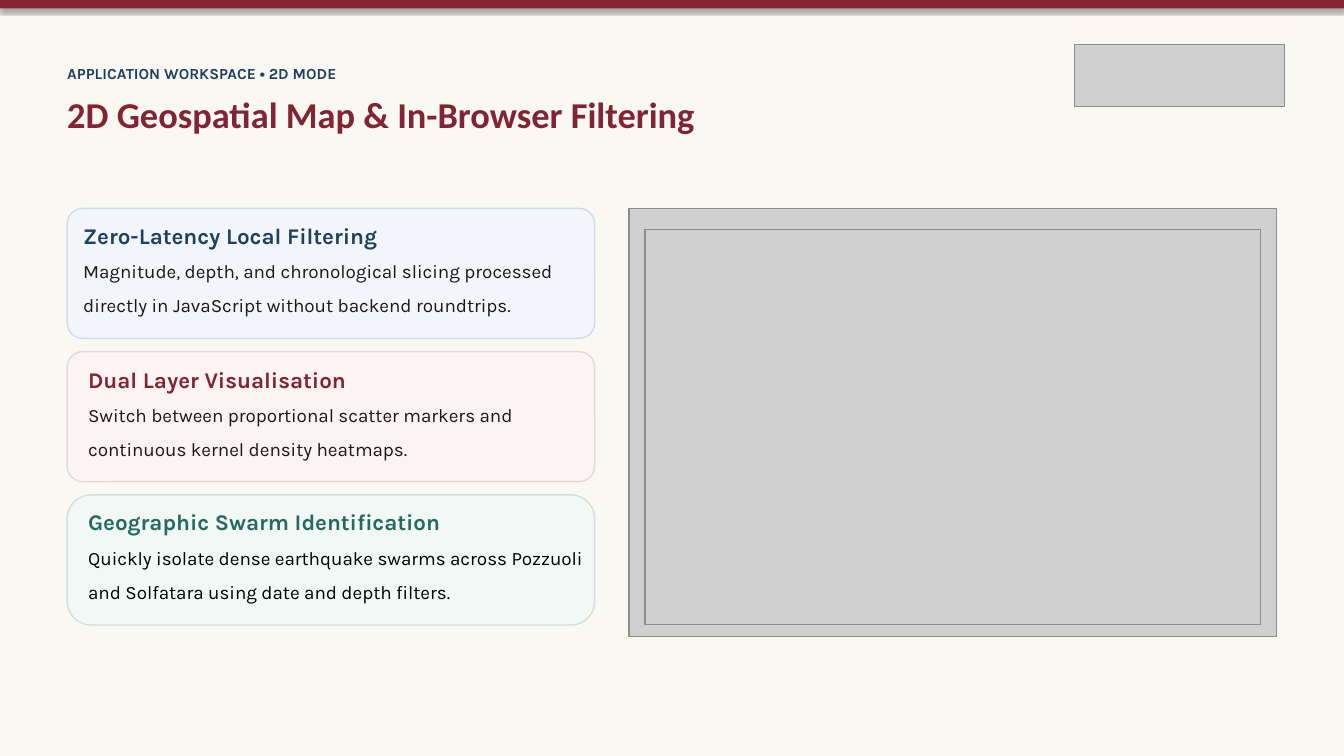
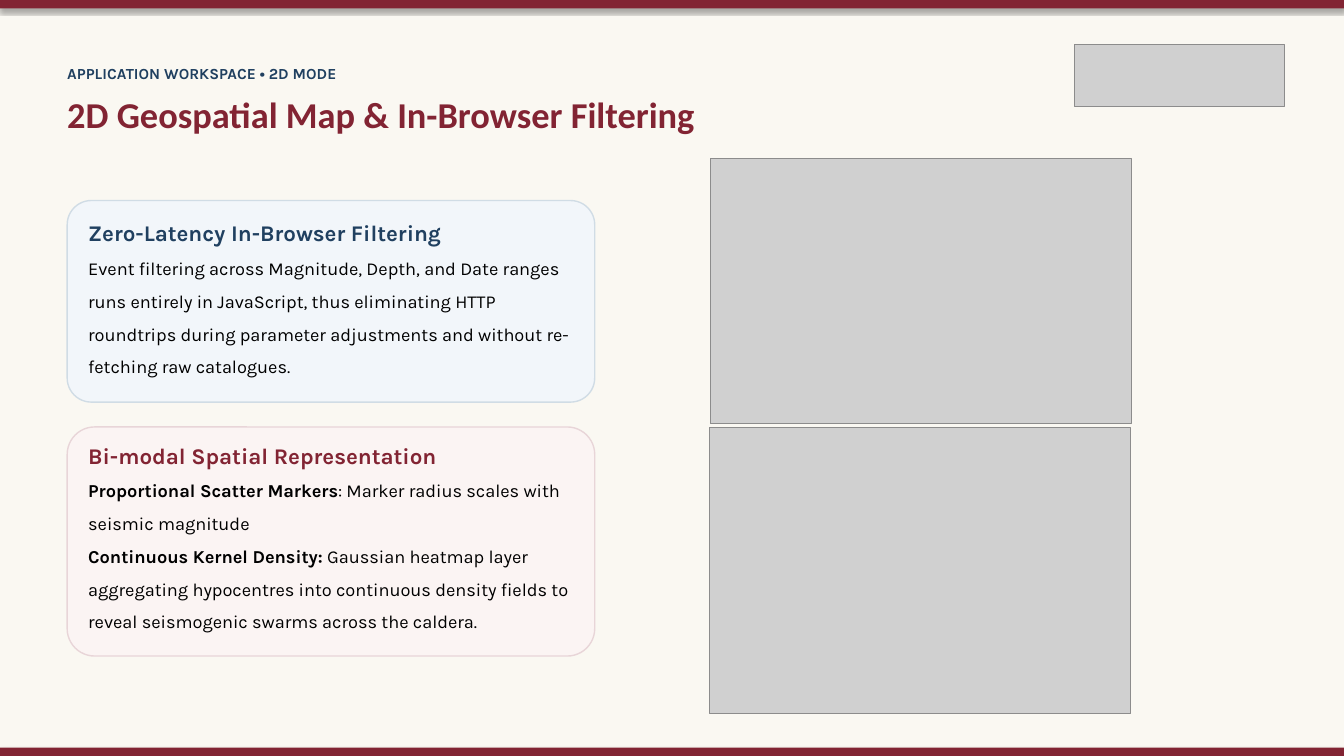
Before and after one commit to Crucio104/Seismic-Viewer-Presentation, a slide deck: slide 5 of thesis/presentation/Seismic Viewer - Thesis Defense.pptx. Drawn at 1344x756 pixels with LibreOffice and Linux fonts; fonts in the diff are those of the drawing; grey boxes stand for pictures. Boxes give left, top, right and bottom in pixels: in the first picture for what was removed or moved away, otherwise in the second. Text is boxed around its words. In the diff, an @@ line names an element or a change of style, - is before the commit and + after.

```diff
--- a/thesis/presentation/Seismic Viewer - Thesis Defense.pptx
+++ b/thesis/presentation/Seismic Viewer - Thesis Defense.pptx
@@ picture resized from (x1=645, y1=230, x2=1261, y2=625) to (x1=710, y1=158, x2=1131, y2=424) @@
@@ rounded rectangle resized from (x1=68, y1=209, x2=595, y2=339) to (x1=68, y1=201, x2=595, y2=402) @@
@@ picture removed at (x1=629, y1=209, x2=1277, y2=637) @@
@@ text at (x1=88, y1=225, x2=569, y2=378): text changed; size 13.5 to 13 pt; text colour #1C1819 to #000000 @@
-Zero-Latency Local Filtering
-Magnitude, depth, and chronological slicing processed directly in JavaScript without backend roundtrips.
+Zero-Latency In-Browser Filtering
+Event filtering across Magnitude, Depth, and Date ranges runs entirely in JavaScript, thus eliminating HTTP roundtrips during parameter adjustments and without re-fetching raw catalogues.
@@ rounded rectangle resized from (x1=68, y1=352, x2=595, y2=482) to (x1=68, y1=427, x2=595, y2=656) @@
@@ text at (x1=88, y1=448, x2=568, y2=633): text changed; size 13.5 to 13 pt; text colour #1C1819 to #000000 @@
-Dual Layer Visualisation
-Switch between proportional scatter markers and continuous kernel density heatmaps.
+Bi-modal Spatial Representation
+Proportional Scatter Markers: Marker radius scales with seismic magnitude
+Continuous Kernel Density: Gaussian heatmap layer aggregating hypocentres into continuous density fields to reveal seismogenic swarms across the caldera.
@@ picture added at (x1=710, y1=429, x2=1131, y2=715) @@
@@ rounded rectangle removed at (x1=68, y1=495, x2=595, y2=625) @@
@@ text removed at (x1=88, y1=514, x2=583, y2=604) @@
-Geographic Swarm Identification
-Quickly isolate dense earthquake swarms across Pozzuoli and Solfatara using date and depth filters.
@@ rectangle added at (x1=0, y1=748, x2=1344, y2=756), fill #822433 @@
```
Also in this commit, not shown: 12 other slides changed, 2 slides added, 1 slide removed, 32 other files.
